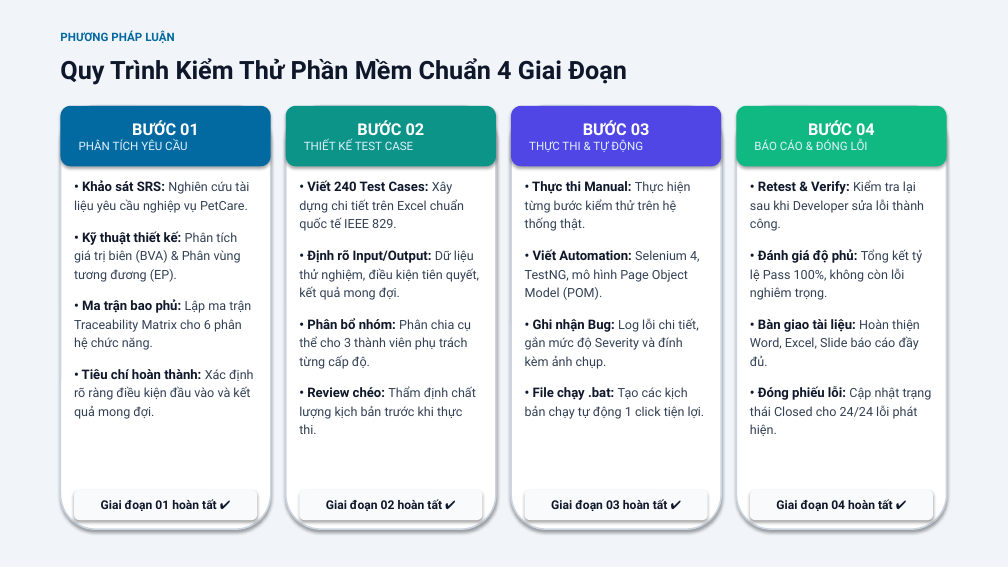
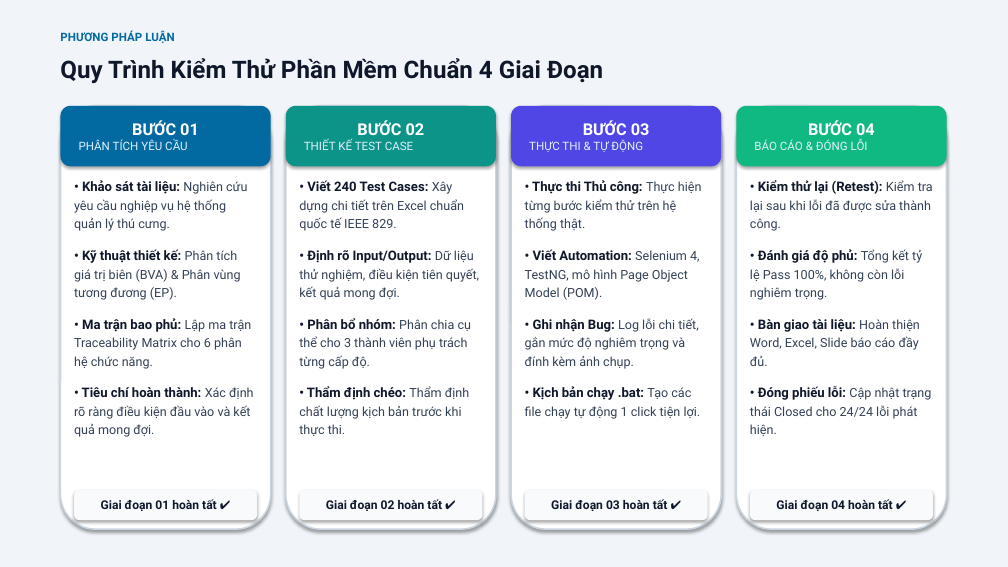
Before and after one commit to xuanmanh398/KiemThuPhanMem, a slide deck: slide 4 of BaoCao/Slide_BaoCao_DeTai4_Nhom9.pptx. Drawn at 1008x567 pixels with LibreOffice and Linux fonts; fonts in the diff are those of the drawing. Boxes give left, top, right and bottom in pixels: in the first picture for what was removed or moved away, otherwise in the second. Text is boxed around its words. In the diff, an @@ line names an element or a change of style, - is before the commit and + after.

```diff
--- a/BaoCao/Slide_BaoCao_DeTai4_Nhom9.pptx
+++ b/BaoCao/Slide_BaoCao_DeTai4_Nhom9.pptx
@@ text "Quy Trình Kiểm Thử Phần ..." at <box>60,58,603,83</box>: size 24 to 23 pt @@
@@ text at <box>74,180,247,231</box>: text changed @@
-• Khảo sát SRS: Nghiên cứu tài liệu yêu cầu nghiệp vụ PetCare.
+• Khảo sát tài liệu: Nghiên cứu yêu cầu nghiệp vụ hệ thống quản lý thú cưng.
@@ text at <box>525,180,702,231</box>: text changed @@
-• Thực thi Manual: Thực hiện từng bước kiểm thử trên hệ thống thật.
+• Thực thi Thủ công: Thực hiện từng bước kiểm thử trên hệ thống thật.
@@ text at <box>750,180,933,231</box>: text changed @@
-• Retest & Verify: Kiểm tra lại sau khi Developer sửa lỗi thành công.
+• Kiểm thử lại (Retest): Kiểm tra lại sau khi lỗi đã được sửa thành công.
@@ text at <box>525,318,701,419</box>: text changed @@
-• Ghi nhận Bug: Log lỗi chi tiết, gắn mức độ Severity và đính kèm ảnh chụp.
-• File chạy .bat: Tạo các kịch bản chạy tự động 1 click tiện lợi.
+• Ghi nhận Bug: Log lỗi chi tiết, gắn mức độ nghiêm trọng và đính kèm ảnh chụp.
+• Kịch bản chạy .bat: Tạo các file chạy tự động 1 click tiện lợi.
@@ text at <box>299,386,469,436</box>: text changed @@
-• Review chéo: Thẩm định chất lượng kịch bản trước khi thực thi.
+• Thẩm định chéo: Thẩm định chất lượng kịch bản trước khi thực thi.
```
Also in this commit, not shown: 11 other slides changed.
